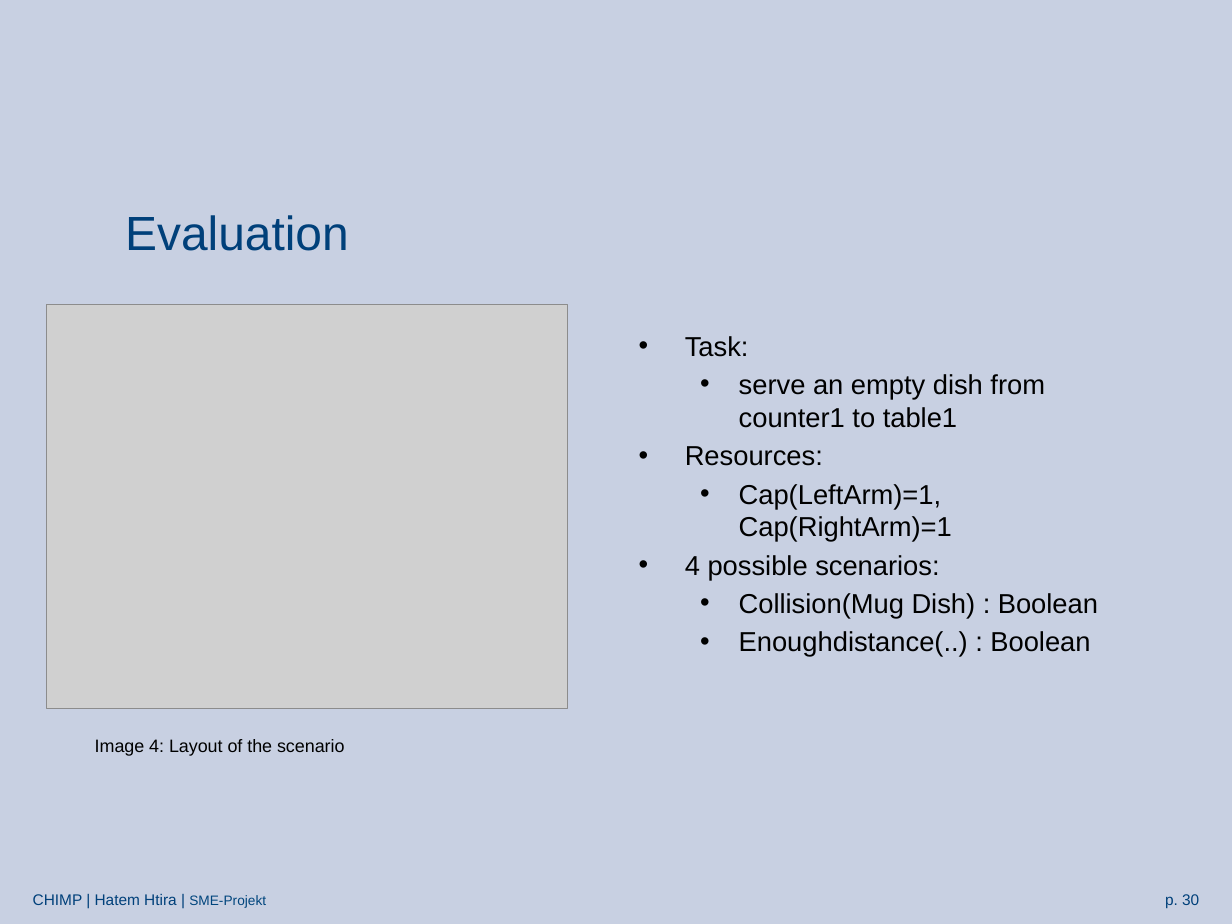
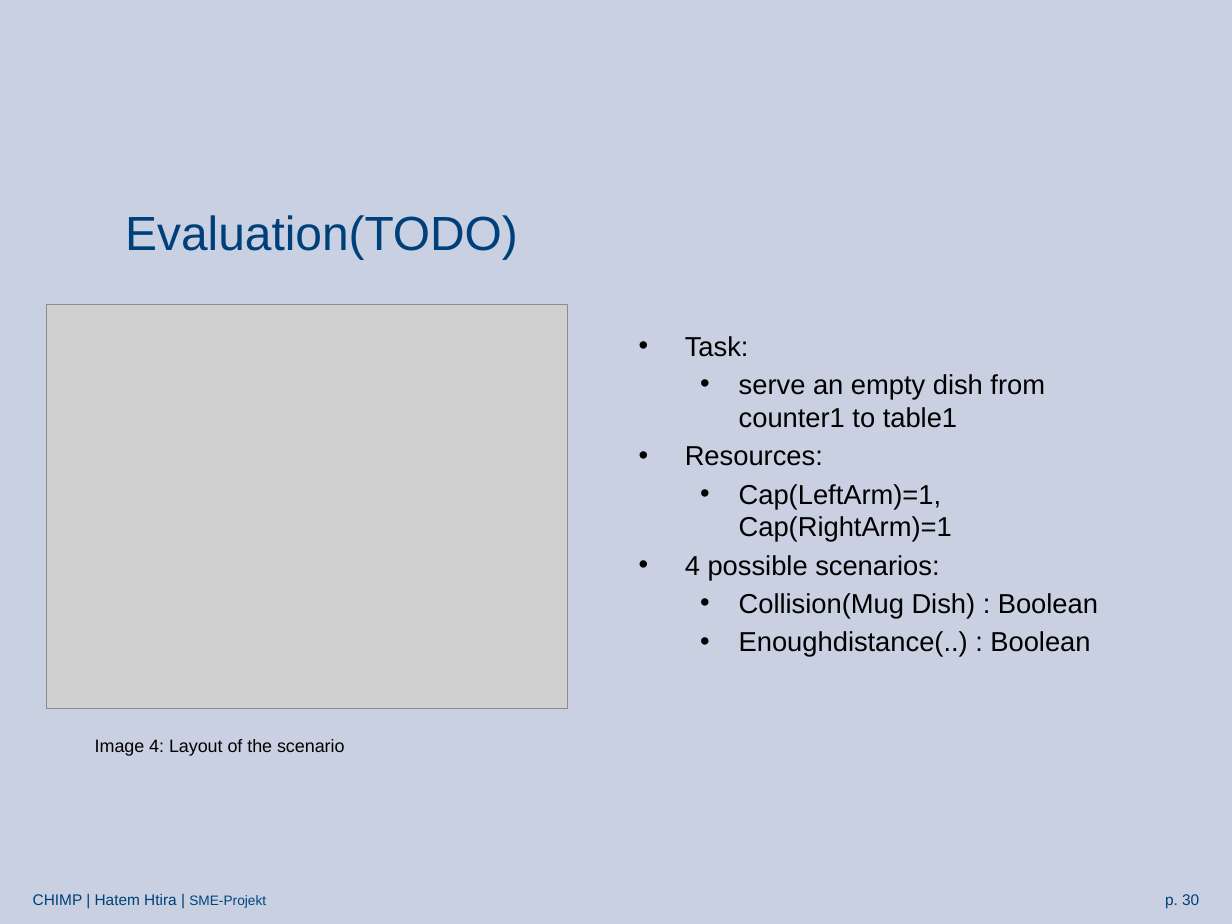
Before and after one commit to htiraHatem/CHIMP_MDP, a slide deck: slide 30 of HTN2MDP presentation.pptx. Drawn at 1232x924 pixels with LibreOffice and Linux fonts; fonts in the diff are those of the drawing; grey boxes stand for pictures; background and template pictures are left out. Boxes give left, top, right and bottom in pixels: in the first picture for what was removed or moved away, otherwise in the second. Text is boxed around its words. In the diff, an @@ line names an element or a change of style, - is before the commit and + after.

```diff
--- a/HTN2MDP presentation.pptx
+++ b/HTN2MDP presentation.pptx
@@ title at <box>125,215,518,259</box>: text changed @@
-Evaluation
+Evaluation(TODO)
```
Also in this commit, not shown: 11 other slides changed, 4 slides added, 4 slides removed.
